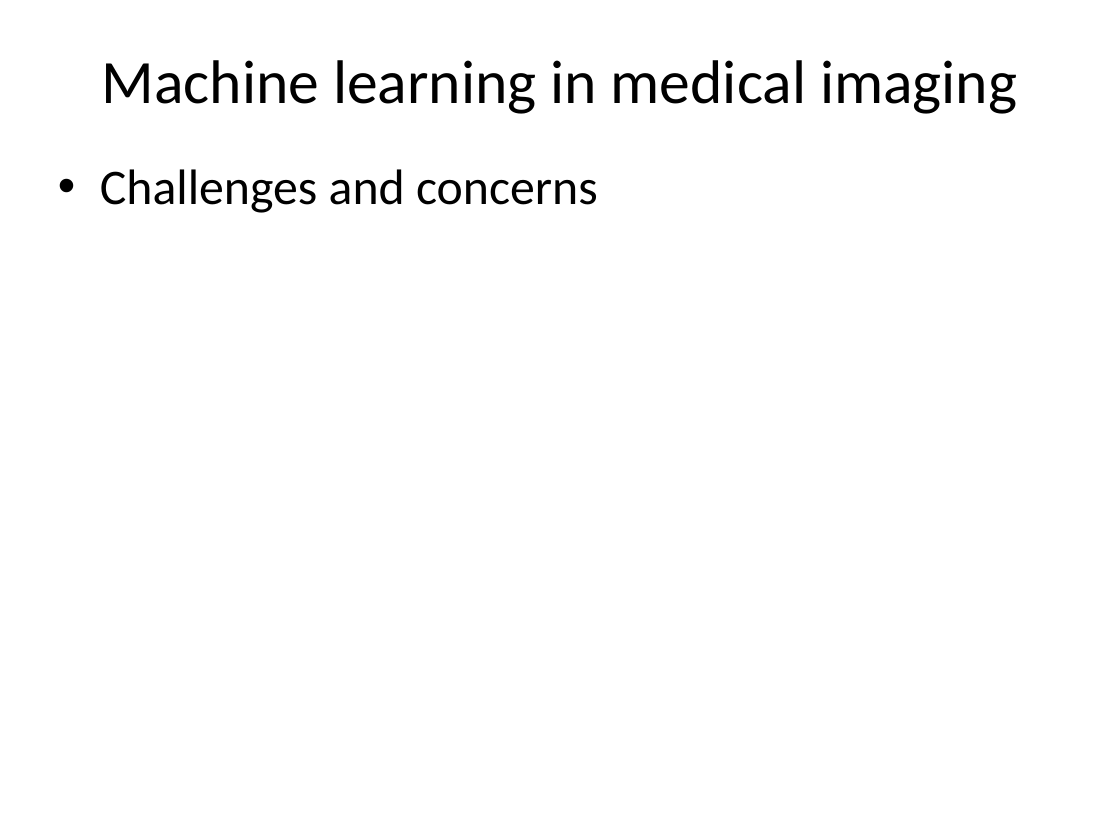
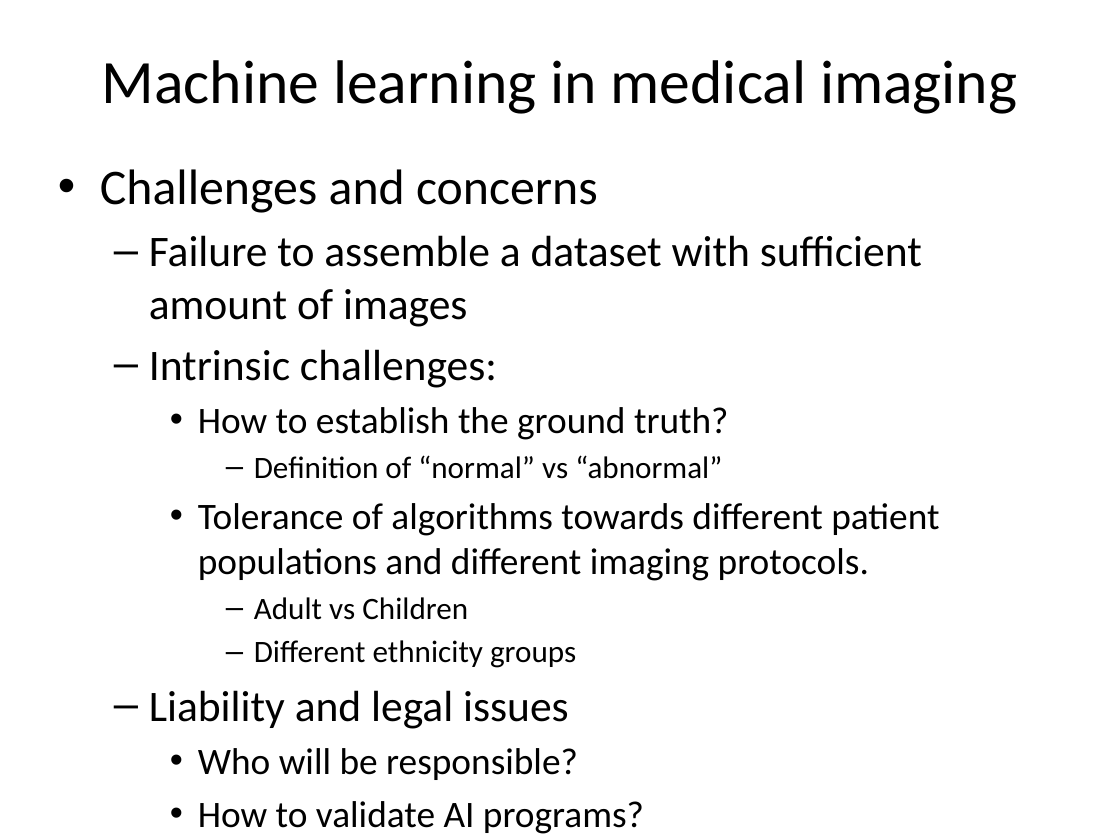
Before and after one commit to WendaZ/PyCharm_data, a slide deck: slide 19 of Machine Learning in Medical Imaging.pptx (slide 18 before the commit). Drawn at 1120x840 pixels with LibreOffice and Linux fonts; fonts in the diff are those of the drawing. Boxes give left, top, right and bottom in pixels: in the first picture for what was removed or moved away, otherwise in the second. Text is boxed around its words. In the diff, an @@ line names an element or a change of style, - is before the commit and + after.

```diff
--- a/Machine Learning in Medical Imaging.pptx
+++ b/Machine Learning in Medical Imaging.pptx
@@ text at [149,235,939,834]: paragraphs added @@
+  – Failure to assemble a dataset with sufficient amount of images
+  – Intrinsic challenges:
+    • How to establish the ground truth?
+      – Definition of “normal” vs “abnormal”
+    • Tolerance of algorithms towards different patient populations and different imaging protocols.
+      – Adult vs Children
+      – Different ethnicity groups
+  – Liability and legal issues
+    • Who will be responsible?
+    • How to validate AI programs?
```
Also in this commit, not shown: 3 other slides changed, 4 slides added.
